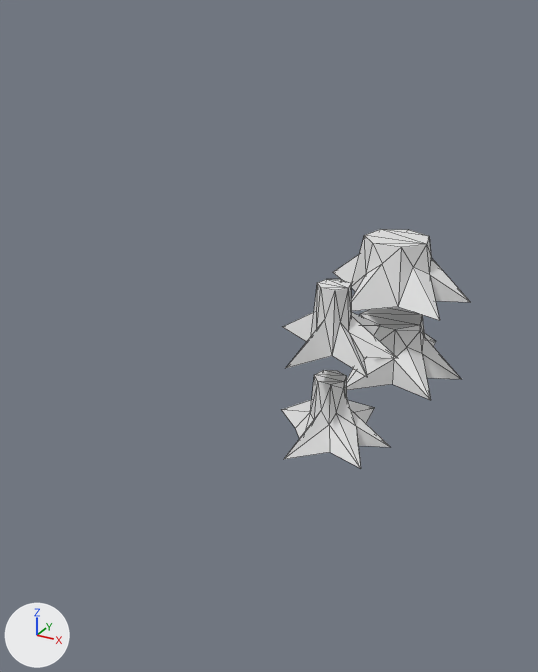
The Blender file Hololens2.0/Assets/Blend Files/stuff.blend: old version first, new version second.
Rendered twice from a 50 mm lens placed at (7.09, -14.81, 4.87), pointed at (2.69, -6.82, 0.87). Lighting does not change. The marker at lower left points along +X, +Y and +Z. Mesh edges are drawn as thin lines.

The older version as bpy lines, for what is in view:
```python
me_cylinder_005 = bpy.data.meshes.new('Cylinder.005')
me_cylinder_005.from_pydata(...)  # 33 vertices, 52 faces; spans x -1.4..1.13, y -1.23..1.42, z -0.21..0.69
me_cylinder_008 = bpy.data.meshes.new('Cylinder.008')
me_cylinder_008.from_pydata(...)  # 33 vertices, 52 faces; spans x -1.02..0.83, y -0.9..1.05, z -0.21..0.69
me_cylinder_012 = bpy.data.meshes.new('Cylinder.012')
me_cylinder_012.from_pydata(...)  # 28 vertices, 42 faces; spans x -1.02..0.83, y -0.9..1.04, z -0.21..0.69
# before: 1 (-0.1, 0.25, 0.69) at pixel (341, 279), 3 (0.08, 0.16, 0.69) at pixel (351, 283), 5 (0.12, -0.04, 0.69) at pixel (348, 288), 6 (0.0, -0.19, 0.69) at pixel (334, 290), 8 (-0.2, -0.19, 0.69) at pixel (320, 287)
# before: 10 (-0.33, -0.04, 0.69) at pixel (317, 282), 12 (-0.28, 0.16, 0.69) at pixel (326, 279)
ob_lod_med_001 = bpy.data.objects.new('LOD_Med.001', me_cylinder_012)
ob_lod_med_001.location = (3.43, -6.19, 0.81)
ob_stump = bpy.data.objects.new('Stump', me_cylinder_005)
ob_stump.location = (3.43, -3.69, -0.56)
ob_stump_001 = bpy.data.objects.new('Stump.001', me_cylinder_008)
ob_stump_001.location = (3.43, -6.22, -0.56)
# also in view: 'LOD_Med' at (3.3, -3.6, 1.05)
```
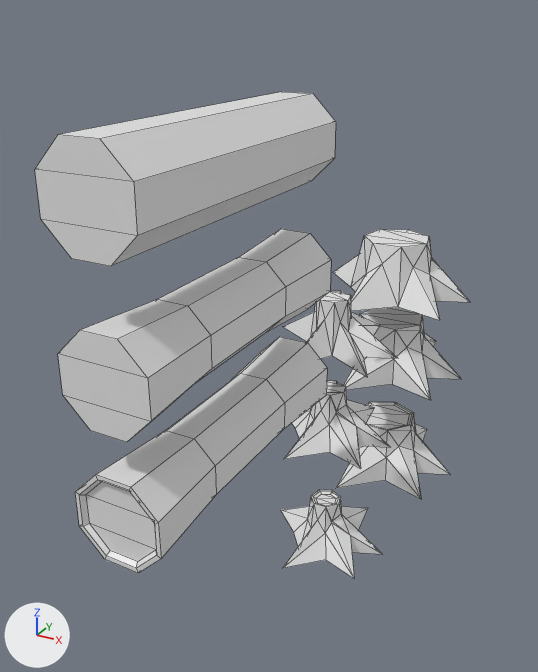
Location of each change, (x1, y1, x2, y2) in pixels of the pictures (538 x 672 px; the box of a moved part takes in the faces that stretch with it):
'log_LOD_Low', added
    after: (35, 92, 336, 266)
'log_LOD_Med', added
    after: (58, 229, 331, 442)
'Log', added
    after: (75, 337, 327, 573)
'LOD_Med.001', reshaped (12% shorter)
    before: (283, 279, 397, 377)
    after: (283, 291, 397, 377)
'Stump.002', added
    after: (336, 402, 451, 499)
'Stump.003', added
    after: (281, 490, 382, 578)
part 1 of me_cylinder_012, moved or reshaped
    before: (311, 279, 352, 355)
    after: (311, 291, 352, 355)

Patch to the scene script:
```diff
--- a/Hololens2.0/Assets/Blend Files/stuff.blend.py
+++ b/Hololens2.0/Assets/Blend Files/stuff.blend.py
@@ me_cylinder_012 @@
 me_cylinder_012.from_pydata(...)  # 28 vertices, 42 faces; spans x -1.02..0.83, y -0.9..1.04, z -0.21..0.69
 # used by ob_lod_med_001; location = (3.43, -6.19, 0.81)
+# me_cylinder_012 part 1
+for i in [1, 3, 5, 6, 8, 10, 12]: me_cylinder_012.vertices[i].co += Vector((0.0, 0.0, -0.17))
@@ me_cylinder_015 @@
+me_cylinder_015.from_pydata(...)  # an 8-sided cylinder along y spanning x -0.45..0.45, y -1.65..1.65, z 0.0..0.9
@@ me_cylinder_014 @@
+me_cylinder_014.from_pydata(...)  # 32 vertices, 30 faces; spans x -0.45..0.45, y -1.65..1.65, z 0.0..0.9
@@ me_cylinder_017 @@
+me_cylinder_017.from_pydata(...)  # 47 vertices, 66 faces; spans x -1.02..0.83, y -0.9..1.05, z -0.21..0.52
@@ me_cylinder_016 @@
+me_cylinder_016.from_pydata(...)  # 47 vertices, 66 faces; spans x -1.4..1.13, y -1.23..1.42, z -0.21..0.69
@@ me_cylinder_013 @@
+me_cylinder_013.from_pydata(...)  # 64 vertices, 62 faces; spans x -0.45..0.45, y -1.65..1.65, z 0.0..0.9
@@ ob_log_lod_low @@
+ob_log_lod_low = bpy.data.objects.new('log_LOD_Low', me_cylinder_015)
+ob_log_lod_low.location = (3.43, -9.21, 3.17)
@@ ob_log_lod_med @@
+ob_log_lod_med = bpy.data.objects.new('log_LOD_Med', me_cylinder_014)
+ob_log_lod_med.location = (3.43, -9.21, 1.69)
@@ ob_stump_003 @@
+ob_stump_003 = bpy.data.objects.new('Stump.003', me_cylinder_017)
+ob_stump_003.location = (3.43, -6.22, -2.43)
@@ ob_stump_002 @@
+ob_stump_002 = bpy.data.objects.new('Stump.002', me_cylinder_016)
+ob_stump_002.location = (3.43, -3.69, -2.43)
@@ ob_log @@
+ob_log = bpy.data.objects.new('Log', me_cylinder_013)
+ob_log.location = (3.43, -9.21, 0.36)
```
